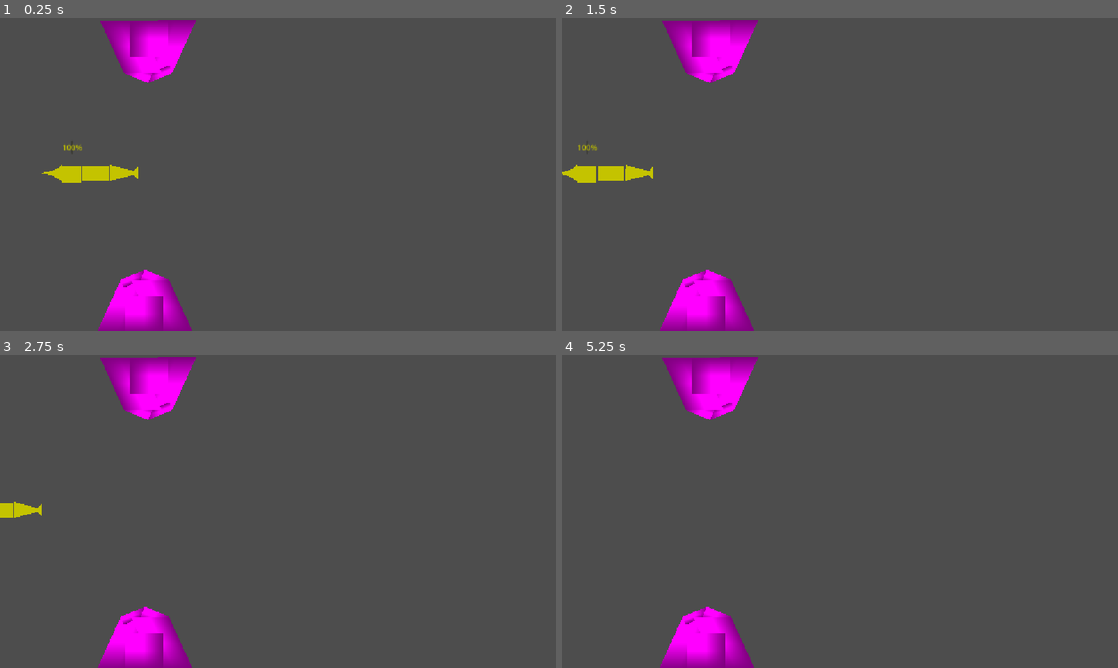
Above: before the commit, frames 1-4 (two rows, left to right).
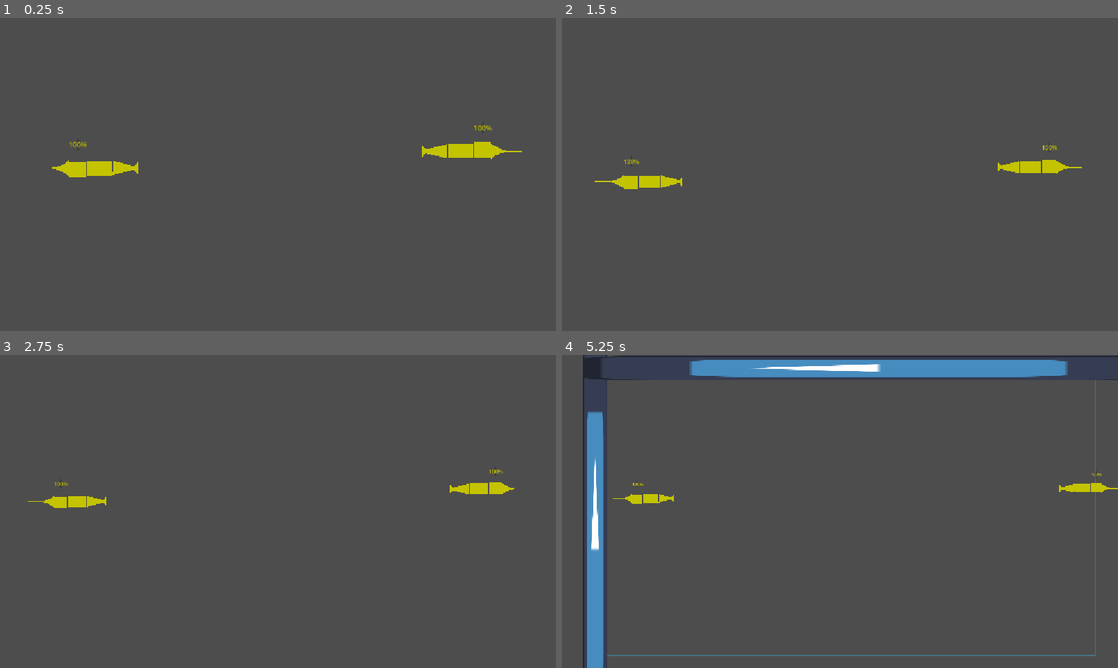
Above: after the commit, the same moments.

Repository: Monk135/FishedUp
Game: Godot game, scene res://scenes/Gym_OLI.tscn
Two runs of this game, one before a commit and one after it. Both use one fixed random seed, a clock stepped at 60 frames per second and the inputs below. The project has no main scene, so this scene is started directly. The engine's default icon, where the game draws it, is replaced by a stand-in: a white triangle on a blue panel in a dark square.
Inputs:
- Up to frame 1 (0.25 s): no input
- Up to frame 2 (1.5 s): tap Enter at 0.5 s; hold D (move_right_p1) 0.53-1.28 s; tap Down (move_down_p2) at 0.6 s; tap Space at 0.77 s; hold S (move_down_p1) from 1.28 s (still down); tap Left (move_left_p2) at 1.35 s
- Up to frame 3 (2.75 s): tap Space at 1.52 s; release S (move_down_p1) at 2.03 s; hold D (move_right_p1) from 2.03 s (still down); tap Right (move_right_p2) at 2.1 s
- Up to frame 4 (5.25 s): release D (move_right_p1) at 2.78 s; hold W (move_up_p1) 2.78-3.53 s; tap Up (move_up_p2) at 2.85 s; tap Space at 3.02, 3.77, 4.52 s; hold A (move_left_p1) 3.53-5.03 s; tap Down (move_down_p2) at 3.6 s; tap Left (move_left_p2) at 4.35 s; hold S (move_down_p1) from 5.03 s (still down); tap Right (move_right_p2) at 5.1 s

The runs differ from the first frame. In frame 1, 5.7% of the frame differs, in the area x 7-94%, y 0-100%; in frame 2, 6.0%; in frame 3, 5.5%; in frame 4, 12%, in the area x 3-100%, y 0-100%.

Commit message:
Cam and gym Wipe/background
Camera changes for drawn borders
Soft reset of Gym and added Background

Diff:
--- a/scenes/Gym_OLI.tscn
+++ b/scenes/Gym_OLI.tscn
@@ -1,43 +1,67 @@
-[gd_scene load_steps=4 format=3 uid="uid://bppwo62mc8d22"]
+[gd_scene load_steps=6 format=3 uid="uid://bppwo62mc8d22"]
 
+[ext_resource type="PackedScene" uid="uid://lep4oymjldoj" path="res://scenes/Menus_&_UI/Cam_Dynamic.tscn" id="1_6npea"]
 [ext_resource type="PackedScene" uid="uid://b184xgi2m7edi" path="res://scenes/characters/fish.tscn" id="1_ppeyx"]
-[ext_resource type="PackedScene" uid="uid://bi7dwcxnsqshx" path="res://scenes/terrain/Coll_Cylindre.tscn" id="3_6npea"]
-[ext_resource type="PackedScene" uid="uid://be572qpl0opva" path="res://scenes/terrain/Coll_TriangleWall.tscn" id="3_pp5hy"]
+[ext_resource type="PackedScene" uid="uid://b7f4g2qrc7ye" path="res://scenes/terrain/Coll_Pillar.tscn" id="4_6npea"]
+[ext_resource type="PackedScene" uid="uid://bcapokgb5nn5p" path="res://scenes/terrain/GenericWall.tscn" id="5_enyfi"]
+
+[sub_resource type="PlaceholderTexture2D" id="PlaceholderTexture2D_6npea"]
 
 [node name="Arena" type="Node2D"]
 
-[node name="Camera2D" type="Camera2D" parent="."]
-anchor_mode = 0
+[node name="CamDynamic" parent="." instance=ExtResource("1_6npea")]
+position = Vector2(575, 325)
+max_zoom = 1.0
 
 [node name="Fish2" parent="." instance=ExtResource("1_ppeyx")]
 modulate = Color(0.76783806, 0.7648956, 0, 1)
-position = Vector2(157.00002, 321)
+position = Vector2(139.697, 227.83)
 scale = Vector2(0.9908796, 1.0182652)
 player_id = 2
 joypad_id = 0
 initial_angle_degrees = 180.0
 passive_thrust = 400.0
 
+[node name="Fish3" parent="." instance=ExtResource("1_ppeyx")]
+modulate = Color(0.76783806, 0.7648956, 0, 1)
+position = Vector2(1039.5671, 190.14308)
+scale = Vector2(0.9908796, 1.0182652)
+joypad_id = 1
+passive_thrust = 400.0
+
 [node name="RootMap" type="Node2D" parent="."]
 position = Vector2(154, 84)
 scale = Vector2(3, 3)
 
-[node name="CollTriangleWall" parent="." instance=ExtResource("3_pp5hy")]
-position = Vector2(200, 651)
-scale = Vector2(20, 20)
+[node name="Sprite2D" type="Sprite2D" parent="."]
+visible = false
+z_index = -1
+position = Vector2(575, 325)
+scale = Vector2(1920, 1080)
+texture = SubResource("PlaceholderTexture2D_6npea")
 
-[node name="CollTriangleWall2" parent="." instance=ExtResource("3_pp5hy")]
-position = Vector2(407.00003, 4.9999995)
-rotation = 3.1415927
-scale = Vector2(20, 20)
+[node name="GenericWall" parent="." instance=ExtResource("5_enyfi")]
+position = Vector2(-432.07245, 414.65164)
+scale = Vector2(1, 19.723104)
 
-[node name="CollCylindre" parent="." instance=ExtResource("3_6npea")]
-position = Vector2(564, 337)
+[node name="GenericWall2" parent="." instance=ExtResource("5_enyfi")]
+position = Vector2(1580.0084, 412.33554)
+scale = Vector2(1, 19.723104)
 
-[node name="CollCylindre2" parent="." instance=ExtResource("3_6npea")]
-position = Vector2(866, 133.99998)
-rotation = 1.5730549
+[node name="GenericWall3" parent="." instance=ExtResource("5_enyfi")]
+position = Vector2(628.11224, -260.47772)
+rotation = -1.5707964
+scale = Vector2(1, 27.003103)
 
-[node name="CollCylindre3" parent="." instance=ExtResource("3_6npea")]
-position = Vector2(873.00006, 479)
-rotation = 1.5730549
+[node name="GenericWall4" parent="." instance=ExtResource("5_enyfi")]
+position = Vector2(610.04, 910.7625)
+rotation = -1.5707964
+scale = Vector2(1, 27.003103)
+
+[node name="CollPillar2" parent="." instance=ExtResource("4_6npea")]
+position = Vector2(211.58005, 320.04303)
+scale = Vector2(5, 5)
+
+[node name="CollPillar3" parent="." instance=ExtResource("4_6npea")]
+position = Vector2(945.1184, 321.37396)
+scale = Vector2(5, 5)
--- a/scripts/Scr_DynamicCamera.gd
+++ b/scripts/Scr_DynamicCamera.gd
@@ -1,6 +1,11 @@
+@tool
 extends Camera2D
 
-@export var map_size: Vector2 = Vector2(1920, 1080)
+@export var map_size: Vector2 = Vector2(1920, 1080):
+	set(value):
+		map_size = value
+		queue_redraw()
+
 @export var min_zoom: float = 0.3
 @export var max_zoom: float = 2.0
 @export var zoom_margin: float = 200.0
@@ -9,13 +14,24 @@
 var map_start: Vector2
 var map_end: Vector2
 
+func _draw() -> void:
+	var half := map_size / 2.0
+	draw_rect(Rect2(-half, map_size), Color(0.2, 0.8, 1.0, 0.3), false, 3.0)
+
 func _ready() -> void:
 	anchor_mode = AnchorMode.ANCHOR_MODE_DRAG_CENTER
-	# Use camera's initial position as the map center
-	map_start = global_position - map_size / 2.0
-	map_end = global_position + map_size / 2.0
+	if not Engine.is_editor_hint():
+		map_start = global_position - map_size / 2.0
+		map_end = global_position + map_size / 2.0
+
+func _process(_delta: float) -> void:
+	if Engine.is_editor_hint():
+		queue_redraw()
 
 func _physics_process(delta: float) -> void:
+	if Engine.is_editor_hint():
+		return
+
 	var fish := get_tree().get_nodes_in_group("fish")
 	if fish.is_empty():
 		return
